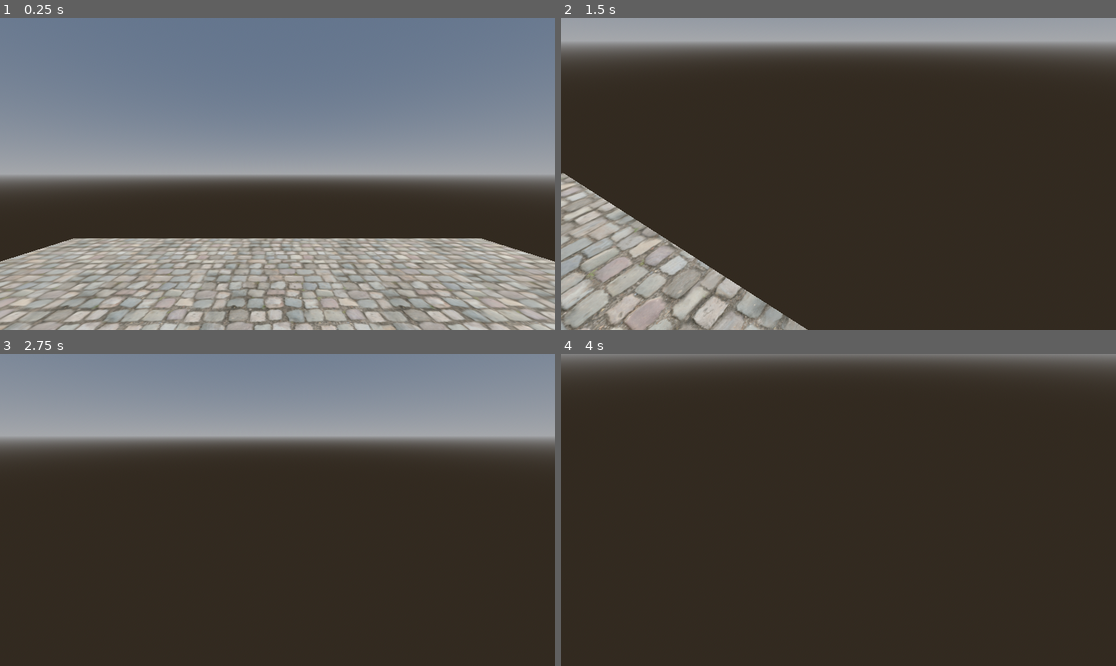
Above: before the commit, frames 1-4 (two rows, left to right).
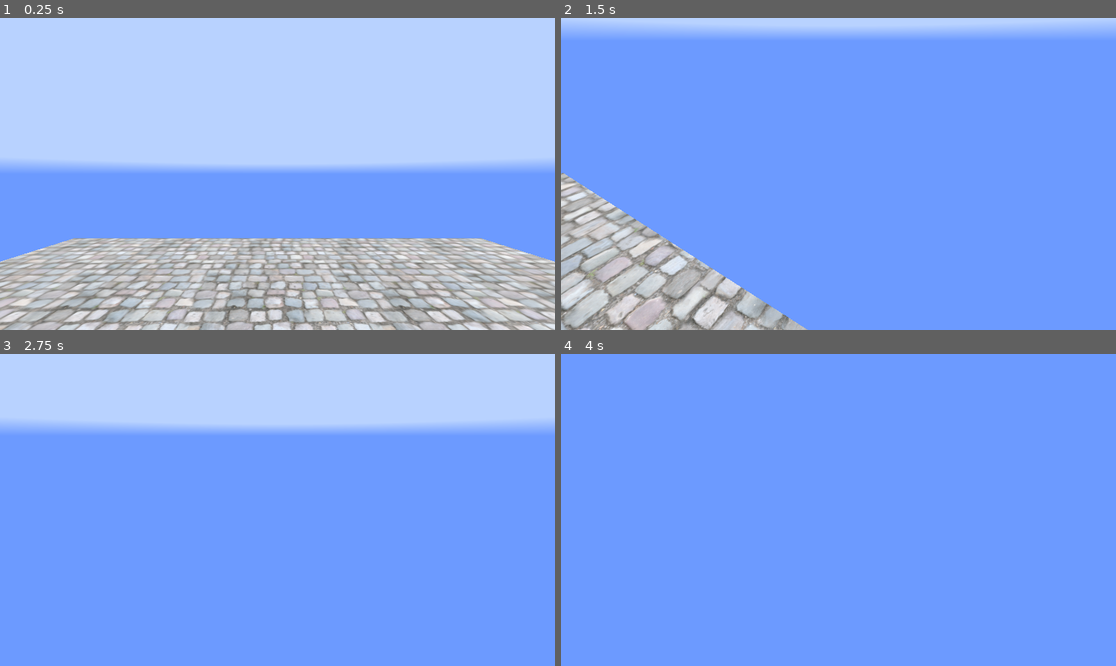
Above: after the commit, the same moments.

Repository: vierth/qianlongsworld
Game: Godot game, scene res://levels/main/main.tscn
Two runs of this game, one before a commit and one after it. Both use one fixed random seed, a clock stepped at 60 frames per second and the inputs below.
Inputs (mouse positions are in pixels of both pictures, inside the frame that each line leads up to):
- Up to frame 1 (0.25 s): no input
- Up to frame 2 (1.5 s): tap Enter (ui_accept) at 0.5, 0.77 s; move the mouse to (960, 158) at 0.52 s; hold D (right) 0.53-1.28 s; click (960, 158) at 0.67 s; move the mouse to (810, 174) at 1.27 s; hold W (forward) from 1.28 s (still down)
- Up to frame 3 (2.75 s): keep holding W (forward); tap Enter (ui_accept) at 1.52, 2 s; move the mouse to (288, 503) at 2.02 s
- Up to frame 4 (4 s): keep holding W (forward); tap Enter (ui_accept) at 2.75, 3.02, 3.5, 3.77 s; move the mouse to (832, 516) at 2.77 s; move the mouse to (877, 513) at 3.52 s

The runs differ from the first frame. In frame 1, 99% of the frame differs, in the area x 0-100%, y 0-100%; in frame 2, 99%; in frame 3, 100%; in frame 4, 100%.

Commit message:
Change sky material to shader

Diff:
--- /dev/null
+++ b/game/assets/shaders/code/Sky.gdshader
@@ -0,0 +1,13 @@
+// https://www.youtube.com/watch?v=SzNmHPr4vf8
+shader_type sky;
+
+uniform vec3 skyColor : source_color;
+uniform vec3 horizonColor : source_color;
+
+void sky() {
+	float col = clamp(EYEDIR.y / 0.05, 0.0, 1.0);
+	vec3 finalColor = mix(horizonColor, skyColor, col);
+	COLOR=finalColor;
+	//ALPHA = ;
+	//FOD = ;
+}
--- /dev/null
+++ b/game/assets/shaders/materials/SkyShader.tres
@@ -0,0 +1,8 @@
+[gd_resource type="ShaderMaterial" load_steps=2 format=3 uid="uid://u8ms0bm1c8te"]
+
+[ext_resource type="Shader" path="res://assets/shaders/code/Sky.gdshader" id="1_l8pvu"]
+
+[resource]
+shader = ExtResource("1_l8pvu")
+shader_parameter/skyColor = Color(0.721569, 0.823529, 1, 1)
+shader_parameter/horizonColor = Color(0.423529, 0.603922, 1, 1)
--- a/game/levels/main/main.tscn
+++ b/game/levels/main/main.tscn
@@ -1,17 +1,17 @@
 [gd_scene load_steps=10 format=3 uid="uid://ceg17eyehxdir"]
 
+[ext_resource type="Material" uid="uid://u8ms0bm1c8te" path="res://assets/shaders/materials/SkyShader.tres" id="1_6spky"]
 [ext_resource type="Texture2D" uid="uid://cwgnycma6qqbx" path="res://assets/textures/roads/cobblestone/cobblestone_floor_08_diff_2k.jpg" id="1_7mm4m"]
 [ext_resource type="PackedScene" uid="uid://buoa4rfr48kmo" path="res://characters/player/player.tscn" id="1_gyeyk"]
 [ext_resource type="Texture2D" uid="uid://bun0npkhy1ilj" path="res://assets/textures/roads/cobblestone/cobblestone_floor_08_nor_gl_2k.jpg" id="2_u2tk3"]
 
-[sub_resource type="ProceduralSkyMaterial" id="ProceduralSkyMaterial_ulyki"]
-
 [sub_resource type="Sky" id="Sky_t3s8o"]
-sky_material = SubResource("ProceduralSkyMaterial_ulyki")
+sky_material = ExtResource("1_6spky")
 
 [sub_resource type="Environment" id="Environment_giykr"]
 background_mode = 2
 sky = SubResource("Sky_t3s8o")
+ambient_light_source = 3
 
 [sub_resource type="StandardMaterial3D" id="StandardMaterial3D_68tw1"]
 albedo_texture = ExtResource("1_7mm4m")
